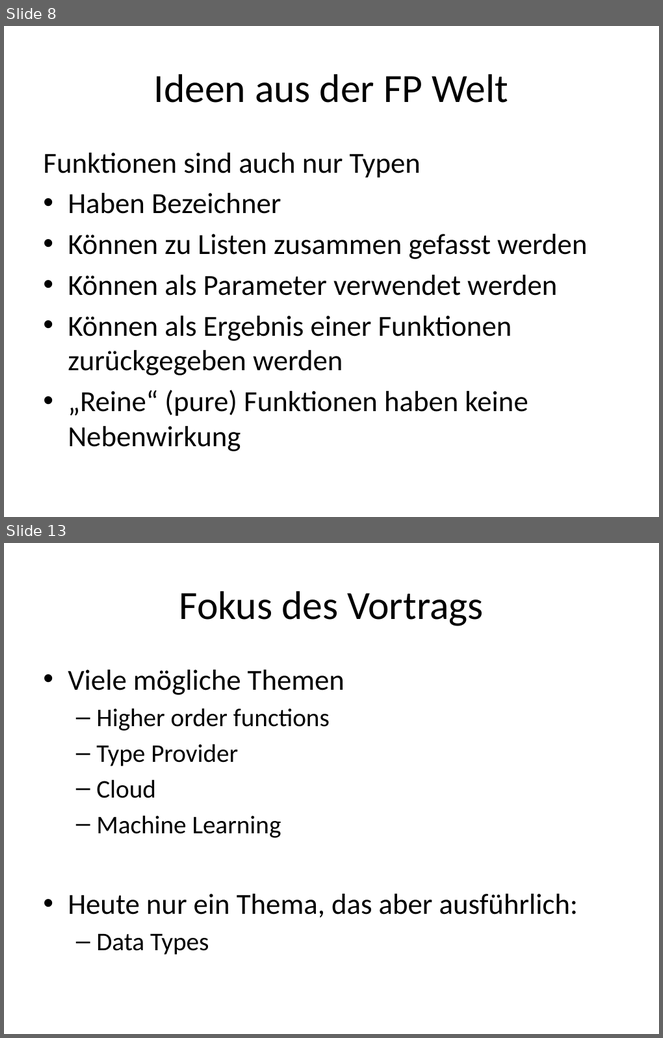
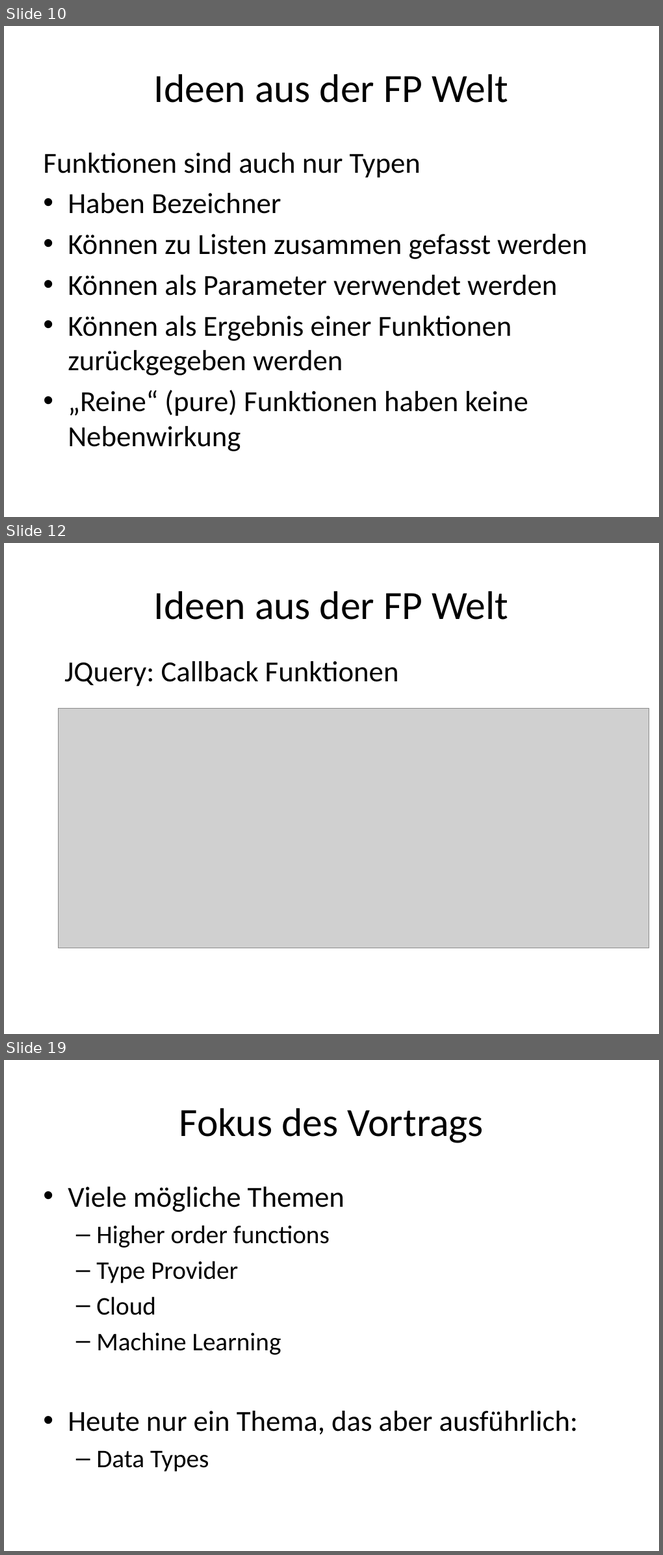
Before and after one commit to ronaldboehm/talks, a slide deck: 20151202/Einführung20151202.pptx. Shown one above the other, each under a label of ours: slides 8 and 13 before the commit, slides 10, 12 and 19 after it; the slides between them are not shown. The pictures are 663x1038 and 663x1555 pixels, drawn with LibreOffice and Linux fonts; fonts in the diff are those of the drawing; grey boxes stand for pictures. Boxes give left, top, right and bottom in pixels: in the first picture for what was removed or moved away, otherwise in the second. Text is boxed around its words. In the diff, an @@ line names an element or a change of style, - is before the commit and + after.

```diff
--- a/20151202/Einführung20151202.pptx
+++ b/20151202/Einführung20151202.pptx
@@ slide 12 added at bbox=[4, 543, 659, 1034], background #FFFFFF @@
@@ title added at bbox=[154, 591, 508, 620], 44 pt, text #000000 @@
+Ideen aus der FP Welt
@@ text added at bbox=[64, 661, 399, 687], 32 pt, text #000000 @@
+JQuery: Callback Funktionen
@@ picture added at bbox=[59, 709, 649, 949] @@
@@ what was slide 8 is now slide 10 @@
@@ what was slide 13 is now slide 19 @@
```
Also in this commit, not shown: 9 slides changed, 6 other slides added, 1 other file.
